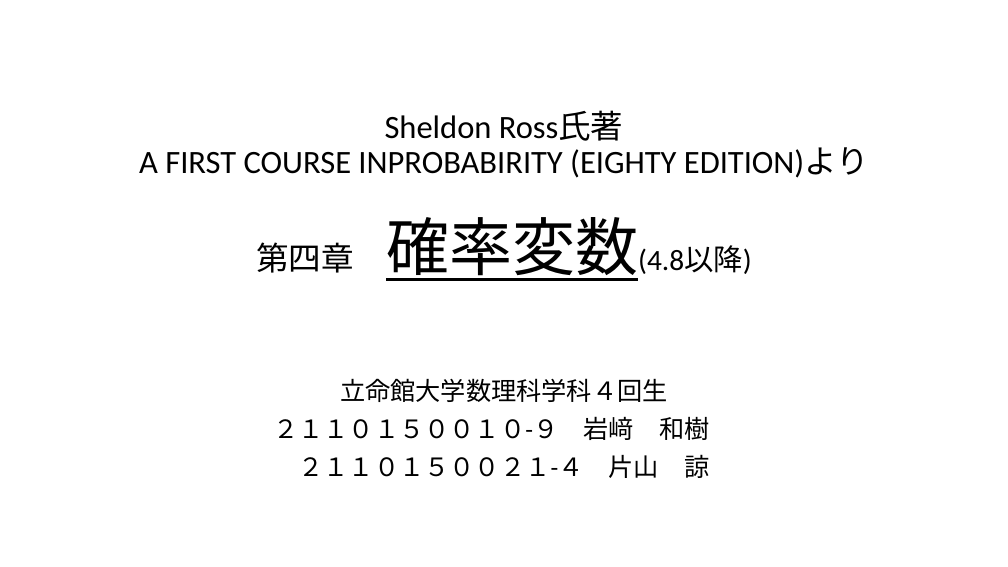
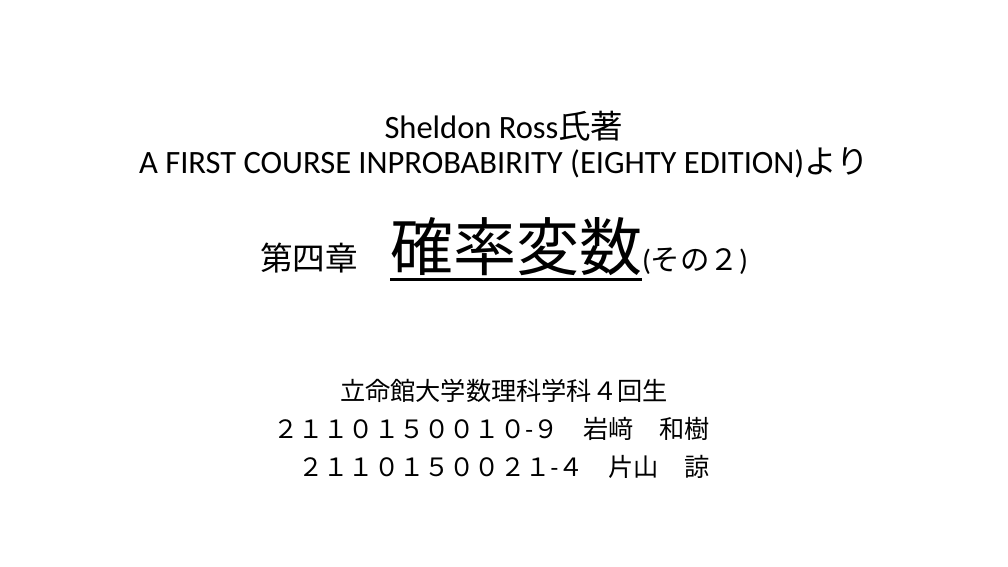
Before and after one commit to Ryo-KATAYAMA/Senior_Project, a slide deck: slide 1 of Chapter4_2.pptx. Drawn at 1008x567 pixels with LibreOffice and Linux fonts; fonts in the diff are those of the drawing. Boxes give left, top, right and bottom in pixels: in the first picture for what was removed or moved away, otherwise in the second. Text is boxed around its words. In the diff, an @@ line names an element or a change of style, - is before the commit and + after.

```diff
--- a/Chapter4_2.pptx
+++ b/Chapter4_2.pptx
@@ title at [139, 111, 869, 281]: text changed @@
-Sheldon Ross氏著
-A FIRST COURSE INPROBABIRITY (EIGHTY EDITION)より
-第四章 確率変数(4.8以降)
+Sheldon Ross氏著
+A FIRST COURSE INPROBABIRITY (EIGHTY EDITION)より
+第四章 確率変数(その２)
```
Also in this commit, not shown: 5 other slides changed, 24 slides added, 8 slides removed.
